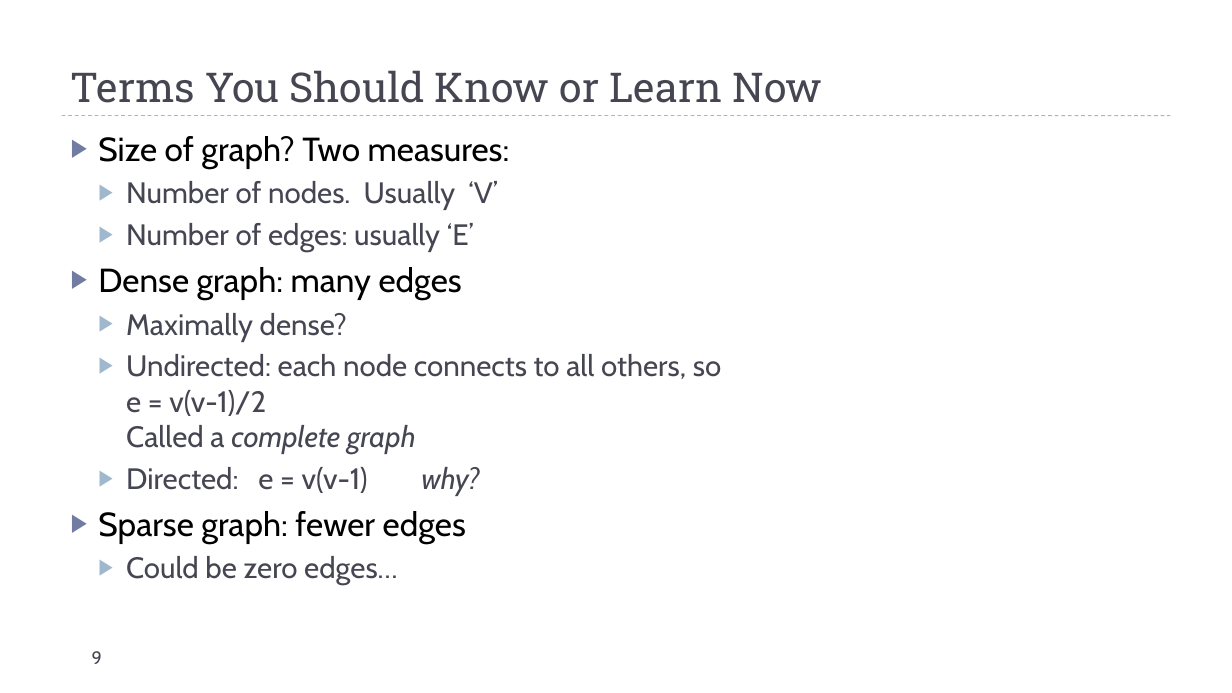
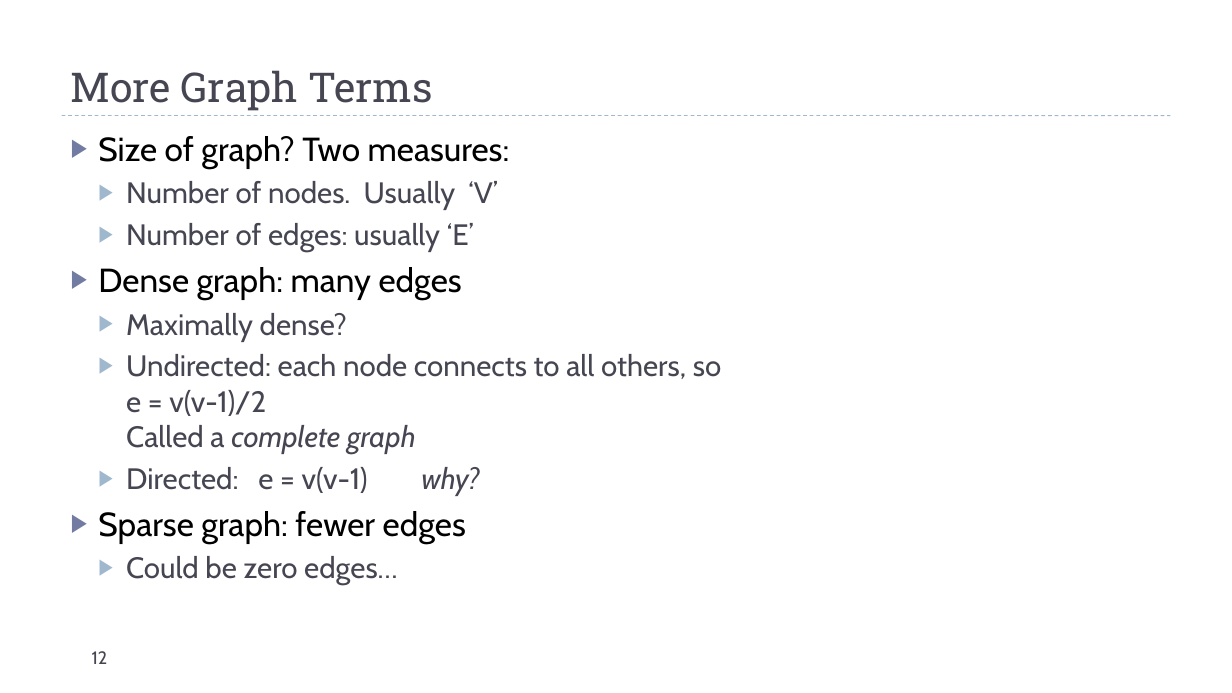
Before and after one commit to markfloryan/dsa2, a slide deck: slide 12 of slides/01-01-GraphsIntroBFS.pptx (slide 9 before the commit). Drawn at 1232x693 pixels with LibreOffice and Linux fonts; fonts in the diff are those of the drawing. Boxes give left, top, right and bottom in pixels: in the first picture for what was removed or moved away, otherwise in the second. Text is boxed around its words. In the diff, an @@ line names an element or a change of style, - is before the commit and + after.

```diff
--- a/slides/01-01-GraphsIntroBFS.pptx
+++ b/slides/01-01-GraphsIntroBFS.pptx
@@ title at (x1=71, y1=70, x2=433, y2=111): text changed @@
-Terms You Should Know or Learn Now
+More Graph Terms
@@ page number at (x1=92, y1=651, x2=108, y2=664): text changed @@
-9
+12
```
Also in this commit, not shown: 3 other slides changed, 4 slides added, 1 other file.
